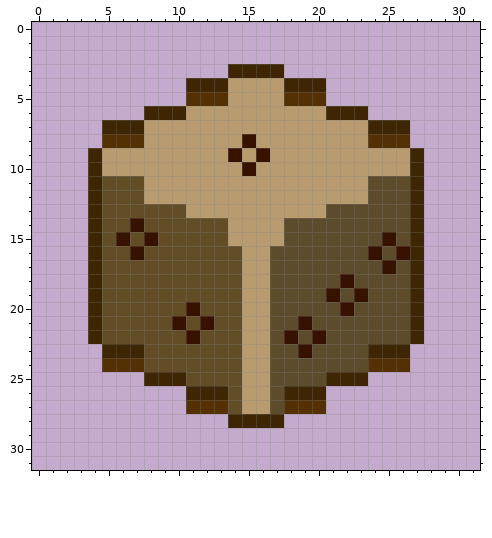
Two versions of one pixel-art file, sprites/dice.aseprite. Above, as it was before the edit.
32x32 pixels, 1 frame.
After:
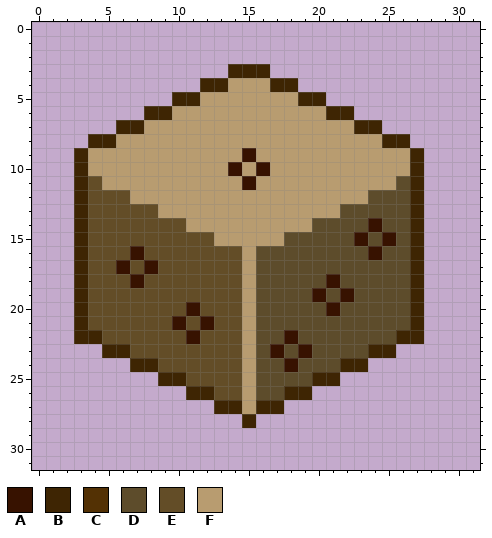
Palette (. is transparent): A #371200  B #3e2503  C #533104  D #5d4c2b  E #634d27  F #b89c70
Change:
@@ x 0..31 @@
  2 ................................
- 3 ..............BBBB..............
- 4 ...........BBBFFFFBBB...........
- 5 ...........CCCFFFFCCC...........
- 6 ........BBBFFFFFFFFFFBBB........
- 7 .....BBBFFFFFFFFFFFFFFFFBBB.....
- 8 .....CCCFFFFFFFAFFFFFFFFCCC.....
- 9 ....BFFFFFFFFFAFAFFFFFFFFFFB....
-10 ....BFFFFFFFFFFAFFFFFFFFFFFB....
-11 ....BEEEFFFFFFFFFFFFFFFFDDDB....
-12 ....BEEEFFFFFFFFFFFFFFFFDDDB....
-13 ....BEEEEEEFFFFFFFFFFDDDDDDB....
-14 ....BEEAEEEEEEFFFFDDDDDDDDDB....
-15 ....BEAEAEEEEEFFFFDDDDDDDADB....
-16 ....BEEAEEEEEEEFFDDDDDDDADAB....
-17 ....BEEEEEEEEEEFFDDDDDDDDADB....
-18 ....BEEEEEEEEEEFFDDDDDADDDDB....
-19 ....BEEEEEEEEEEFFDDDDADADDDB....
-20 ....BEEEEEEAEEEFFDDDDDADDDDB....
-21 ....BEEEEEAEAEEFFDDADDDDDDDB....
-22 ....BEEEEEEAEEEFFDADADDDDDDB....
-23 .....BBBEEEEEEEFFDDADDDDBBB.....
-24 .....CCCEEEEEEEFFDDDDDDDCCC.....
-25 ........BBBEEEEFFDDDDBBB........
-26 ...........BBBEFFDBBB...........
-27 ...........CCCEFFDCCC...........
-28 ..............BBBB..............
+ 3 ..............BBB...............
+ 4 ............BBFFFBB.............
+ 5 ..........BBFFFFFFFBB...........
+ 6 ........BBFFFFFFFFFFFBB.........
+ 7 ......BBFFFFFFFFFFFFFFFBB.......
+ 8 ....BBFFFFFFFFFFFFFFFFFFFBB.....
+ 9 ...BFFFFFFFFFFFAFFFFFFFFFFFB....
+10 ...BFFFFFFFFFFAFAFFFFFFFFFFB....
+11 ...BEFFFFFFFFFFAFFFFFFFFFFDB....
+12 ...BEEEFFFFFFFFFFFFFFFFFDDDB....
+13 ...BEEEEEFFFFFFFFFFFFFDDDDDB....
+14 ...BEEEEEEEFFFFFFFFFDDDDADDB....
+15 ...BEEEEEEEEEFFFFFDDDDDADADB....
+16 ...BEEEAEEEEEEEFDDDDDDDDADDB....
+17 ...BEEAEAEEEEEEFDDDDDDDDDDDB....
+18 ...BEEEAEEEEEEEFDDDDDADDDDDB....
+19 ...BEEEEEEEEEEEFDDDDADADDDDB....
+20 ...BEEEEEEEAEEEFDDDDDADDDDDB....
+21 ...BEEEEEEAEAEEFDDDDDDDDDDDB....
+22 ...BBEEEEEEAEEEFDDADDDDDDDBB....
+23 .....BBEEEEEEEEFDADADDDDBB......
+24 .......BBEEEEEEFDDADDDBB........
+25 .........BBEEEEFDDDDBB..........
+26 ...........BBEEFDDBB............
+27 .............BBFBB..............
+28 ...............B................
 29 ................................
Boxes around the changes in both pictures, in picture pixels (x1, y1, x2, y2):
changed: (74, 64, 410, 428)
